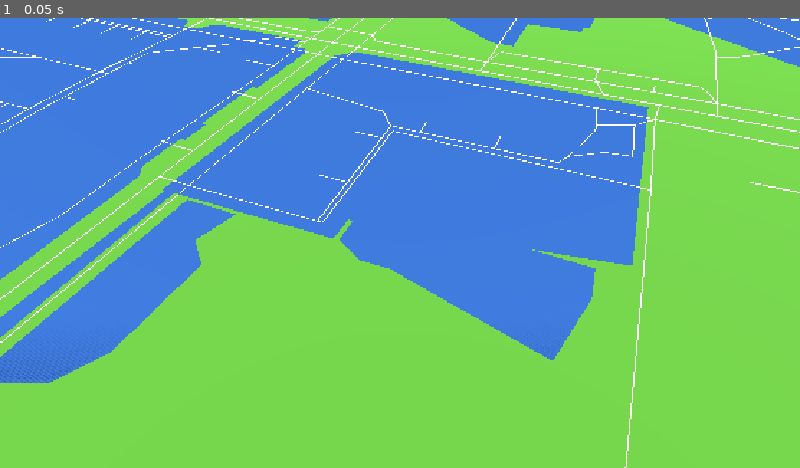
Above: before the commit, frame 1.
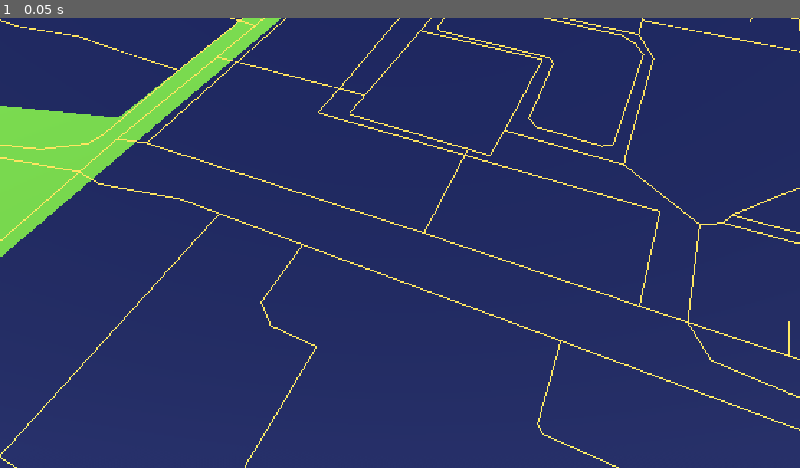
Above: after the commit, the same moment.

Repository: Cryptosega/tikhie-vody
Game: Godot game, scene res://scenes/world/main.tscn
Same seed, same stepped clock (60 frames per second), same inputs: the game is played once before the commit and once after it.
Inputs:
- Up to frame 1 (0.05 s): no input

The runs differ from the first frame. In frame 1, 100% of the frame differs, in the area x 0-100%, y 0-100%.

Commit message:
Фаза 1: карта Дедовска импортирована, оранжевые дороги, тёмно-синяя вода

Diff:
--- a/scenes/world/main.tscn
+++ b/scenes/world/main.tscn
@@ -30,9 +30,9 @@
 environment = SubResource("Environment_of51h")
 
 [node name="Camera3D" type="Camera3D" parent="." unique_id=529624940]
-transform = Transform3D(1, 0, 0, 0, 0.70710677, 0.70710677, 0, -0.70710677, 0.70710677, 0, 80, 120)
+transform = Transform3D(1, 0, 0, 0, 0.64278764, 0.76604444, 0, -0.76604444, 0.64278764, 0, 100, 150)
 current = true
-fov = 50.0
+fov = 45.0
 
 [node name="MeshInstance3D" type="MeshInstance3D" parent="." unique_id=1697588068]
 material_override = SubResource("StandardMaterial3D_ojny8")
--- a/scripts/map_importer.gd
+++ b/scripts/map_importer.gd
@@ -1,22 +1,30 @@
 extends Node3D
 
 ## Скрипт импорта карты Дедовска из GeoJSON
-## Читает файл dedovsk.json и строит дороги как 3D-линии
+## Читает файл dedovsk.json и строит дороги как 3D-линии,
+## а водоёмы как плоскости.
 
 # Центр Дедовска (относительно него считаем метры)
-const CENTER_LAT := 55.865
-const CENTER_LON := 37.12
+const CENTER_LAT: float = 55.865
+const CENTER_LON: float = 37.115
 
 # Масштаб: 1 градус широты ≈ 111320 м
 # 1 градус долготы на этой широте ≈ 62450 м
-const METERS_PER_LAT := 111320.0
-const METERS_PER_LON := 62450.0
+const METERS_PER_LAT: float = 111320.0
+const METERS_PER_LON: float = 62450.0
 
-# Множитель масштаба карты (чтобы было видно)
-const MAP_SCALE := 1.0
+# Множитель масштаба карты
+const MAP_SCALE: float = 1.0
 
 # Путь к файлу
-const GEOJSON_PATH := "res://data/dedovsk.json"
+const GEOJSON_PATH: String = "res://data/dedovsk.json"
+
+# Цвета
+const ROAD_COLOR: Color = Color(1.0, 0.75, 0.3, 1.0)
+const WATER_COLOR: Color = Color(0.05, 0.1, 0.3, 0.95)
+
+# Ширина дорог (в метрах)
+const ROAD_WIDTH: float = 1.5
 
 
 func _ready() -> void:
@@ -26,31 +34,31 @@
 
 func import_geojson() -> void:
 	# Читаем файл
-	var file := FileAccess.open(GEOJSON_PATH, FileAccess.READ)
+	var file: FileAccess = FileAccess.open(GEOJSON_PATH, FileAccess.READ)
 	if file == null:
 		print("❌ Ошибка: файл не найден по пути ", GEOJSON_PATH)
 		return
 
-	var json_text := file.get_as_text()
+	var json_text: String = file.get_as_text()
 	file.close()
 
 	# Парсим JSON
-	var json := JSON.new()
-	var error := json.parse(json_text)
+	var json: JSON = JSON.new()
+	var error: Error = json.parse(json_text)
 	if error != OK:
 		print("❌ Ошибка парсинга JSON: ", json.get_error_message())
 		return
 
 	var data: Dictionary = json.data
-	if not data is Dictionary or not data.has("features"):
+	if not data.has("features"):
 		print("❌ Неверный формат GeoJSON")
 		return
 
 	var features: Array = data["features"]
 	print("📊 Найдено объектов: ", features.size())
 
-	var roads_count := 0
-	var water_count := 0
+	var roads_count: int = 0
+	var water_count: int = 0
 
 	# Обрабатываем каждый объект
 	for feature in features:
@@ -59,8 +67,8 @@
 		var geom_type: String = geom.get("type", "")
 
 		# Определяем тип: дорога или вода
-		var is_road := props.has("highway")
-		var is_water := props.has("natural") or props.has("landuse")
+		var is_road: bool = props.has("highway")
+		var is_water: bool = props.has("natural") or props.has("landuse")
 
 		if is_road:
 			build_road(geom)
@@ -76,36 +84,35 @@
 
 ## Преобразует lat/lon в метры относительно центра
 func geo_to_meters(lat: float, lon: float) -> Vector3:
-	var x := (lon - CENTER_LON) * METERS_PER_LON * MAP_SCALE
-	var z := (lat - CENTER_LAT) * METERS_PER_LAT * MAP_SCALE
+	var x: float = (lon - CENTER_LON) * METERS_PER_LON * MAP_SCALE
+	var z: float = (lat - CENTER_LAT) * METERS_PER_LAT * MAP_SCALE
 	return Vector3(x, 0.0, z)
 
 
 ## Строит дорогу как линию
 func build_road(geom: Dictionary) -> void:
 	var geom_type: String = geom.get("type", "")
-	var coords = geom.get("coordinates", [])
+	var coords: Array = geom.get("coordinates", [])
 
 	if geom_type == "LineString":
-		draw_line_strip(coords, Color(1.0, 0.95, 0.8, 1.0), 0.8)
+		draw_line_strip(coords, ROAD_COLOR, ROAD_WIDTH)
 	elif geom_type == "MultiLineString":
 		for line in coords:
-			draw_line_strip(line, Color(0.9, 0.9, 0.9, 1.0), 0.3)
+			draw_line_strip(line, ROAD_COLOR, ROAD_WIDTH)
 
 
 ## Строит водоём как плоскость
 func build_water(geom: Dictionary) -> void:
 	var geom_type: String = geom.get("type", "")
-	var coords = geom.get("coordinates", [])
+	var coords: Array = geom.get("coordinates", [])
 
 	if geom_type == "Polygon":
-		# Берём внешний контур (первый массив)
 		if coords.size() > 0:
-			draw_polygon(coords[0], Color(0.2, 0.4, 0.7, 0.8))
+			draw_polygon(coords[0], WATER_COLOR)
 	elif geom_type == "MultiPolygon":
 		for polygon in coords:
 			if polygon.size() > 0:
-				draw_polygon(polygon[0], Color(0.2, 0.4, 0.7, 0.8))
+				draw_polygon(polygon[0], WATER_COLOR)
 
 
 ## Рисует линию по массиву координат [lon, lat]
@@ -113,30 +120,31 @@
 	if coords.size() < 2:
 		return
 
-	var mesh := ImmediateMesh.new()
-	var mat := StandardMaterial3D.new()
-	mat.albedo_color = color
-	mat.unshaded = true  # чтобы было видно без сложного освещения
+	var surface_tool: SurfaceTool = SurfaceTool.new()
+	surface_tool.begin(Mesh.PRIMITIVE_LINES)
 
-	var mi := MeshInstance3D.new()
-	mi.mesh = mesh
-	mi.material_override = mat
-	add_child(mi)
-
-	mesh.surface_begin(Mesh.PRIMITIVE_LINE_STRIP)
-
+	# Рисуем каждый сегмент как отдельную линию
 	for i in range(coords.size() - 1):
 		var p1: Array = coords[i]
 		var p2: Array = coords[i + 1]
-		var v1 := geo_to_meters(p1[1], p1[0])
-		var v2 := geo_to_meters(p2[1], p2[0])
-		# Чуть приподнимаем над землёй
-		v1.y = 0.1
-		v2.y = 0.1
-		mesh.surface_add_vertex(v1)
-		mesh.surface_add_vertex(v2)
+		var v1: Vector3 = geo_to_meters(float(p1[1]), float(p1[0]))
+		var v2: Vector3 = geo_to_meters(float(p2[1]), float(p2[0]))
+		v1.y = 0.2
+		v2.y = 0.2
+		surface_tool.add_vertex(v1)
+		surface_tool.add_vertex(v2)
 
-	mesh.surface_end()
+	var mesh: Mesh = surface_tool.commit()
+	var mi: MeshInstance3D = MeshInstance3D.new()
+	mi.mesh = mesh
+
+	# Применяем материал напрямую к MeshInstance3D
+	var mat: StandardMaterial3D = StandardMaterial3D.new()
+	mat.albedo_color = color
+	mat.unshaded = true
+	mi.material_override = mat
+
+	add_child(mi)
 
 
 ## Рисует полигон (водоём)
@@ -144,18 +152,13 @@
 	if coords.size() < 3:
 		return
 
-	var surface_tool := SurfaceTool.new()
+	var surface_tool: SurfaceTool = SurfaceTool.new()
 	surface_tool.begin(Mesh.PRIMITIVE_TRIANGLES)
 
-	var mat := StandardMaterial3D.new()
-	mat.albedo_color = color
-	mat.unshaded = true
-	surface_tool.set_material(mat)
-
 	# Конвертируем координаты
-	var points: PackedVector3Array = []
+	var points: PackedVector3Array = PackedVector3Array()
 	for c in coords:
-		var p := geo_to_meters(c[1], c[0])
+		var p: Vector3 = geo_to_meters(float(c[1]), float(c[0]))
 		p.y = 0.05  # чуть выше земли
 		points.append(p)
 
@@ -165,7 +168,14 @@
 		surface_tool.add_vertex(points[i])
 		surface_tool.add_vertex(points[i + 1])
 
-	var mesh := surface_tool.commit()
-	var mi := MeshInstance3D.new()
+	var mesh: Mesh = surface_tool.commit()
+	var mi: MeshInstance3D = MeshInstance3D.new()
 	mi.mesh = mesh
+
+	# Применяем материал напрямую к MeshInstance3D
+	var mat: StandardMaterial3D = StandardMaterial3D.new()
+	mat.albedo_color = color
+	mat.unshaded = true
+	mi.material_override = mat
+
 	add_child(mi)
